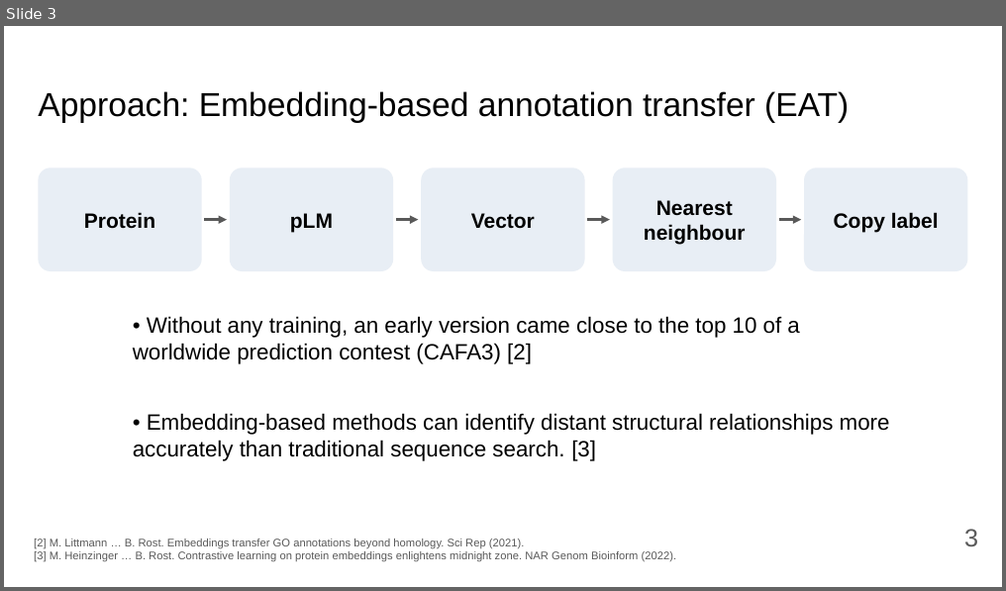
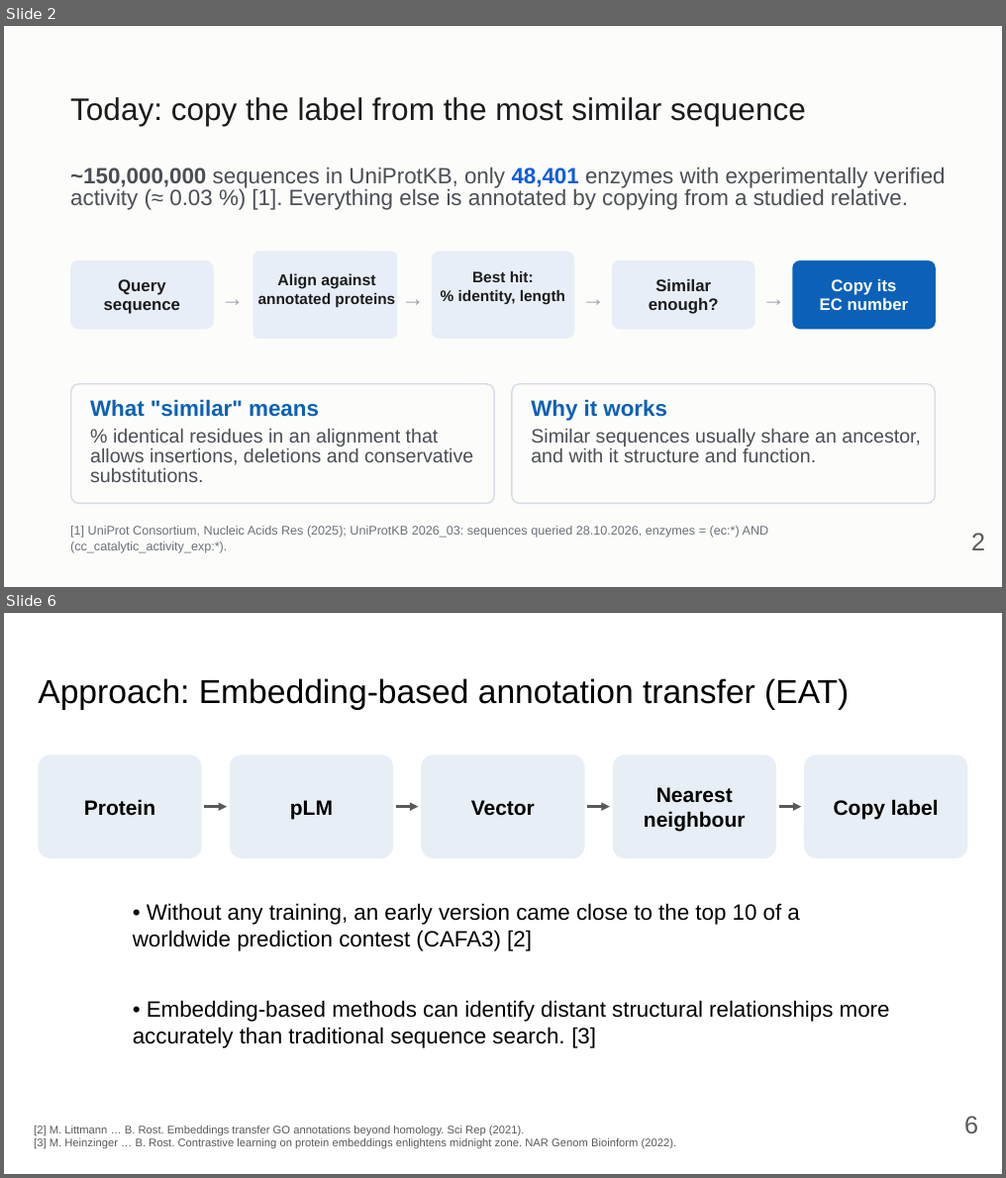
Before and after one commit to Pollysoma/protein-prediction-project-2, a slide deck: presentation/2026-11-02_pitch.pptx. Shown one above the other, each under a label of ours: slide 3 before the commit, slides 2 and 6 after it; the slides between them are not shown. The pictures are 1006x591 and 1006x1178 pixels, drawn with LibreOffice and Linux fonts; fonts in the diff are those of the drawing. Boxes give left, top, right and bottom in pixels: in the first picture for what was removed or moved away, otherwise in the second. Text is boxed around its words. In the diff, an @@ line names an element or a change of style, - is before the commit and + after.

```diff
--- a/presentation/2026-11-02_pitch.pptx
+++ b/presentation/2026-11-02_pitch.pptx
@@ slide 2 added at (4, 26, 1002, 587), background #FCFCFA @@
@@ title added at (70, 97, 806, 126), 22.5 pt, text #1B1B1B @@
+Today: copy the label from the most similar sequence
@@ text added at (70, 168, 945, 210), 16 pt, text #4A4F55 @@
+~150,000,000 sequences in UniProtKB, only 48,401 enzymes with experimentally verified activity (≈ 0.03 %) [1]. Everything else is annotated by copying from a studied relative.
@@ rounded rectangle added at (71, 261, 214, 329), fill #E8EEF7, 12 pt, text #1B1B1B, bold @@
+Query
+sequence
@@ rounded rectangle added at (252, 252, 397, 340), fill #E8EEF7 @@
@@ rounded rectangle added at (431, 252, 574, 340), fill #E8EEF7, 11 pt, text #1B1B1B, bold @@
+Best hit:
+% identity, length
@@ rounded rectangle added at (612, 261, 754, 329), fill #E8EEF7, 12 pt, text #1B1B1B, bold @@
+Similar
+enough?
@@ rounded rectangle added at (792, 261, 935, 329), fill #0B61B8, 12 pt, text #FFFFFF, bold @@
+Copy its
+EC number
@@ text added at (220, 279, 245, 313), 16.5 pt, text #9AA3AD @@
+→
@@ text added at (258, 274, 395, 307), 11 pt, text #1B1B1B, bold @@
+Align against
+annotated proteins
@@ text added at (400, 279, 425, 313), 16.5 pt, text #9AA3AD @@
+→
@@ text added at (581, 279, 606, 313), 16.5 pt, text #9AA3AD @@
+→
@@ text added at (761, 279, 786, 313), 16.5 pt, text #9AA3AD @@
+→
@@ rounded rectangle added at (71, 384, 494, 504), outline #D5DCE6 1 pt @@
@@ text added at (90, 399, 319, 417), 16 pt, text #0B61B8, bold @@
+What "similar" means
@@ rounded rectangle added at (512, 384, 935, 504), outline #D5DCE6 1 pt @@
@@ text added at (531, 399, 667, 421), 16 pt, text #0B61B8, bold @@
+Why it works
@@ text added at (90, 429, 473, 482), 14 pt, text #4A4F55 @@
+% identical residues in an alignment that allows insertions, deletions and conservative substitutions.
@@ text added at (531, 429, 921, 463), 14 pt, text #4A4F55 @@
+Similar sequences usually share an ancestor, and with it structure and function.
@@ text added at (70, 526, 769, 554), 9 pt, text #6A7179 @@
+[1] UniProt Consortium, Nucleic Acids Res (2025); UniProtKB 2026_03: sequences queried 28.10.2026, enzymes = (ec:*) AND (cc_catalytic_activity_exp:*).
@@ page number added at (971, 533, 985, 551), 18 pt, text #595959 @@
+2
@@ what was slide 3 is now slide 6 @@
@@ page number at (964, 1116, 978, 1134): text changed @@
-3
+6
```
Also in this commit, not shown: 2 slides changed, 3 other slides added, 1 slide removed, 1 other file.
